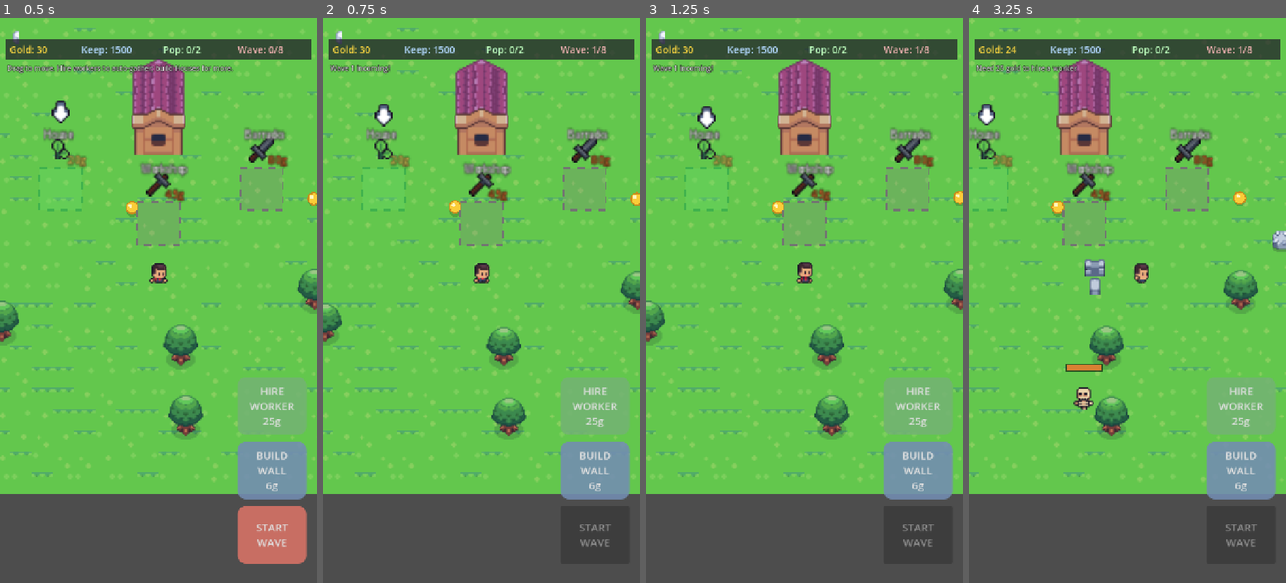
Above: before the commit, frames 1-4 (left to right).
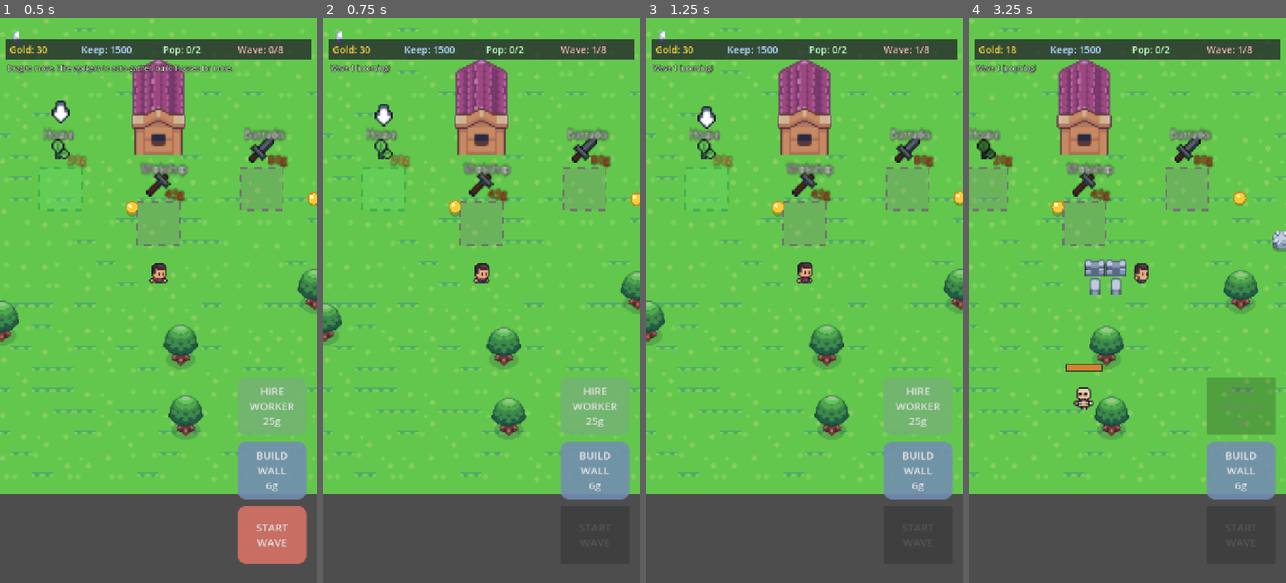
Above: after the commit, the same moments.

Repository: tembugi/town-defender
Game: Godot game, scene res://Main.tscn
The game is run twice, just before and just after one commit, with the same random seed, the same clock (stepped at 60 frames per second) and the same inputs.
Inputs (mouse positions are in pixels of both pictures, inside the frame that each line leads up to):
- Up to frame 1 (0.5 s): no input
- Up to frame 2 (0.75 s): click "START WAVE" at 0.5 s
- Up to frame 3 (1.25 s): no input
- Up to frame 4 (3.25 s): click "BUILD WALL 6g" at 1.25 s; click "HIRE WORKER 25g" (after the commit: "BUILD WALL 6g") at 2 s; tap Enter at 2.75 s; move the mouse to (1197, 272) at 2.77 s; hold D from 2.78 s (still down); tap F at 2.85 s; click (1197, 272) at 2.92 s; tap Space at 3.02 s

Frame 1 is identical in both runs. In frame 2, less than 0.1% of the frame differs, in the area x 81-91%, y 89-94%; in frame 3, less than 0.1%; in frame 4, 4.2%, in the area x 0-97%, y 5-94%.

Commit message:
Phase 6b: Barracks spawns soldier defenders + button affordability dimming
- Soldier.gd: each Barracks spawns 2 defenders that hold a guard post near
  the Keep and charge/attack enemies within the Keep's leash range.
- nearest_enemy_from(pos,range) helper for unit targeting.
- Touch buttons now dim + disable when unaffordable / unavailable
  (HIRE needs gold + free pop slot; WALL needs gold; WAVE while idle).

Co-Authored-By: Claude Opus 4.8 <noreply@anthropic.com>

Diff:
--- a/scripts/Game.gd
+++ b/scripts/Game.gd
@@ -77,6 +77,10 @@
 var workshop_income_t := 0.0
 const HIRE_COST := 25
 
+# soldiers (spawned by Barracks)
+var soldiers: Array[Soldier] = []
+const SOLDIERS_PER_BARRACKS := 2
+
 # combat / defense
 var keep: Wall
 var walls: Array[Wall] = []
@@ -307,6 +311,10 @@
 		"workshop":
 			workshops += 1
 			flash_hint("Workshop built - passive income up")
+		"barracks":
+			for i in range(SOLDIERS_PER_BARRACKS):
+				_spawn_soldier()
+			flash_hint("Barracks built - %d soldiers join the watch" % SOLDIERS_PER_BARRACKS)
 
 
 func _add_smoke(pos: Vector2) -> void:
@@ -615,6 +623,30 @@
 	lbl_pop.text = "Pop: %d/%d" % [workers.size(), worker_cap]
 
 
+func _spawn_soldier() -> void:
+	var ang := randf() * TAU
+	var gpos: Vector2 = keep.global_position + Vector2(cos(ang), sin(ang)) * 56.0
+	var s := Soldier.new()
+	s.position = gpos
+	world.add_child(s)
+	s.setup(self, gpos)
+	soldiers.append(s)
+
+
+func nearest_enemy_from(from: Vector2, rng: float) -> Enemy:
+	var best: Enemy = null
+	var bestd := rng
+	for n in get_tree().get_nodes_in_group("enemies"):
+		var e := n as Enemy
+		if e == null or e.dead:
+			continue
+		var d: float = from.distance_to(e.global_position)
+		if d < bestd:
+			bestd = d
+			best = e
+	return best
+
+
 # ---------------------------------------------------------------------------
 # Combat helpers
 # ---------------------------------------------------------------------------
--- /dev/null
+++ b/scripts/Soldier.gd
@@ -0,0 +1,105 @@
+class_name Soldier
+extends Node2D
+
+# A garrison defender spawned by a Barracks. Holds a guard post near the Keep;
+# when an enemy comes within the Keep's defensive leash, it charges and attacks.
+# Layered villager with spikey hair so it reads differently from hero/workers.
+
+const HC := "res://Assets/Characters/Human/"
+const LAYERS := {
+	"base": {
+		"idle": HC + "IDLE/base_idle_strip9.png", "run": HC + "RUN/base_run_strip8.png",
+		"attack": HC + "ATTACK/base_attack_strip10.png",
+	},
+	"hair": {
+		"idle": HC + "IDLE/spikeyhair_idle_strip9.png", "run": HC + "RUN/spikeyhair_run_strip8.png",
+		"attack": HC + "ATTACK/spikeyhair_attack_strip10.png",
+	},
+	"tools": {
+		"idle": HC + "IDLE/tools_idle_strip9.png", "run": HC + "RUN/tools_run_strip8.png",
+		"attack": HC + "ATTACK/tools_attack_strip10.png",
+	},
+}
+const ANIMS := {"idle": [8.0, true], "run": [12.0, true], "attack": [15.0, true]}
+const SPEED := 72.0
+const DAMAGE := 18.0
+const ATK_CD := 0.6
+const REACH := 22.0
+const SIGHT := 220.0
+const LEASH := 280.0     # only engage enemies this close to the Keep
+
+var game: Node
+var layers: Array[AnimatedSprite2D] = []
+var anim := ""
+var facing := 1.0
+var guard_pos: Vector2
+var atk_cd := 0.0
+
+
+func setup(g: Node, gpos: Vector2) -> void:
+	game = g
+	guard_pos = gpos
+	z_index = 0
+	for key in ["base", "hair", "tools"]:
+		var files: Dictionary = LAYERS[key]
+		var sf := SpriteFrames.new()
+		for a in files:
+			var d: Array = ANIMS[a]
+			Anim.add_sheet(sf, a, files[a], 96, 64, d[0], d[1])
+		var s := AnimatedSprite2D.new()
+		s.sprite_frames = sf
+		s.offset = Vector2(0, -20)
+		s.play("idle")
+		add_child(s)
+		layers.append(s)
+
+
+func _process(delta: float) -> void:
+	atk_cd -= delta
+	var e: Enemy = _target()
+	if e != null:
+		var to: Vector2 = e.global_position - global_position
+		if to.length() <= REACH:
+			_face(to.x)
+			_set_anim("attack")
+			if atk_cd <= 0.0:
+				atk_cd = ATK_CD
+				e.take_damage(DAMAGE)
+		else:
+			global_position += to.normalized() * SPEED * delta
+			_face(to.x)
+			_set_anim("run")
+	else:
+		var to: Vector2 = guard_pos - global_position
+		if to.length() > 5.0:
+			global_position += to.normalized() * SPEED * delta
+			_face(to.x)
+			_set_anim("run")
+		else:
+			_set_anim("idle")
+
+
+func _target() -> Enemy:
+	if game.keep == null or not is_instance_valid(game.keep) or game.keep.dead:
+		return null
+	var e: Enemy = game.nearest_enemy_from(global_position, SIGHT)
+	if e == null:
+		return null
+	if e.global_position.distance_to(game.keep.global_position) > LEASH:
+		return null
+	return e
+
+
+func _set_anim(n: String) -> void:
+	if anim == n:
+		return
+	anim = n
+	for s in layers:
+		s.play(n)
+
+
+func _face(x: float) -> void:
+	if absf(x) > 0.5:
+		facing = signf(x)
+		for s in layers:
+			s.flip_h = facing < 0
--- a/scripts/TouchControls.gd
+++ b/scripts/TouchControls.gd
@@ -74,6 +74,20 @@
 	btn_hire.position = Vector2(x, vp.y - BOTTOM - BTN_H * 3.0 - GAP * 2.0)
 
 
+func _process(_delta: float) -> void:
+	if game == null:
+		return
+	var ok: bool = not game.game_over
+	_set_afford(btn_hire, ok and game.gold >= game.HIRE_COST and game.workers.size() < game.worker_cap)
+	_set_afford(btn_wall, ok and game.gold >= game.WALL_COST)
+	_set_afford(btn_wave, ok and not game.wave_active and game.wave < game.total_waves)
+
+
+func _set_afford(b: Button, enabled: bool) -> void:
+	b.disabled = not enabled
+	b.modulate = Color(1, 1, 1, 1) if enabled else Color(0.55, 0.55, 0.55, 0.7)
+
+
 func _unhandled_input(event: InputEvent) -> void:
 	if event is InputEventScreenTouch:
 		if event.pressed:
Not shown, added: scripts/Soldier.gd.uid
